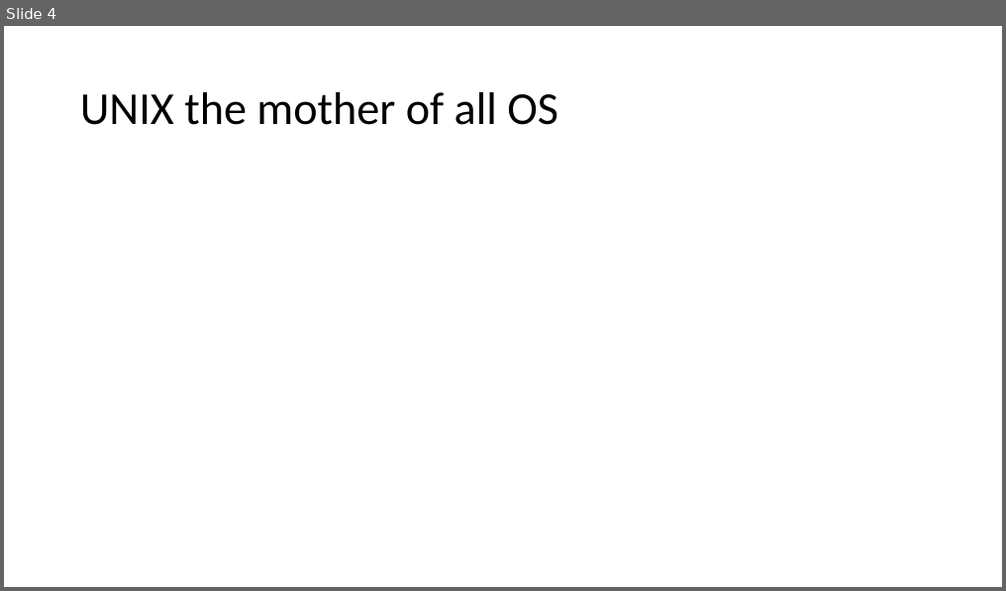
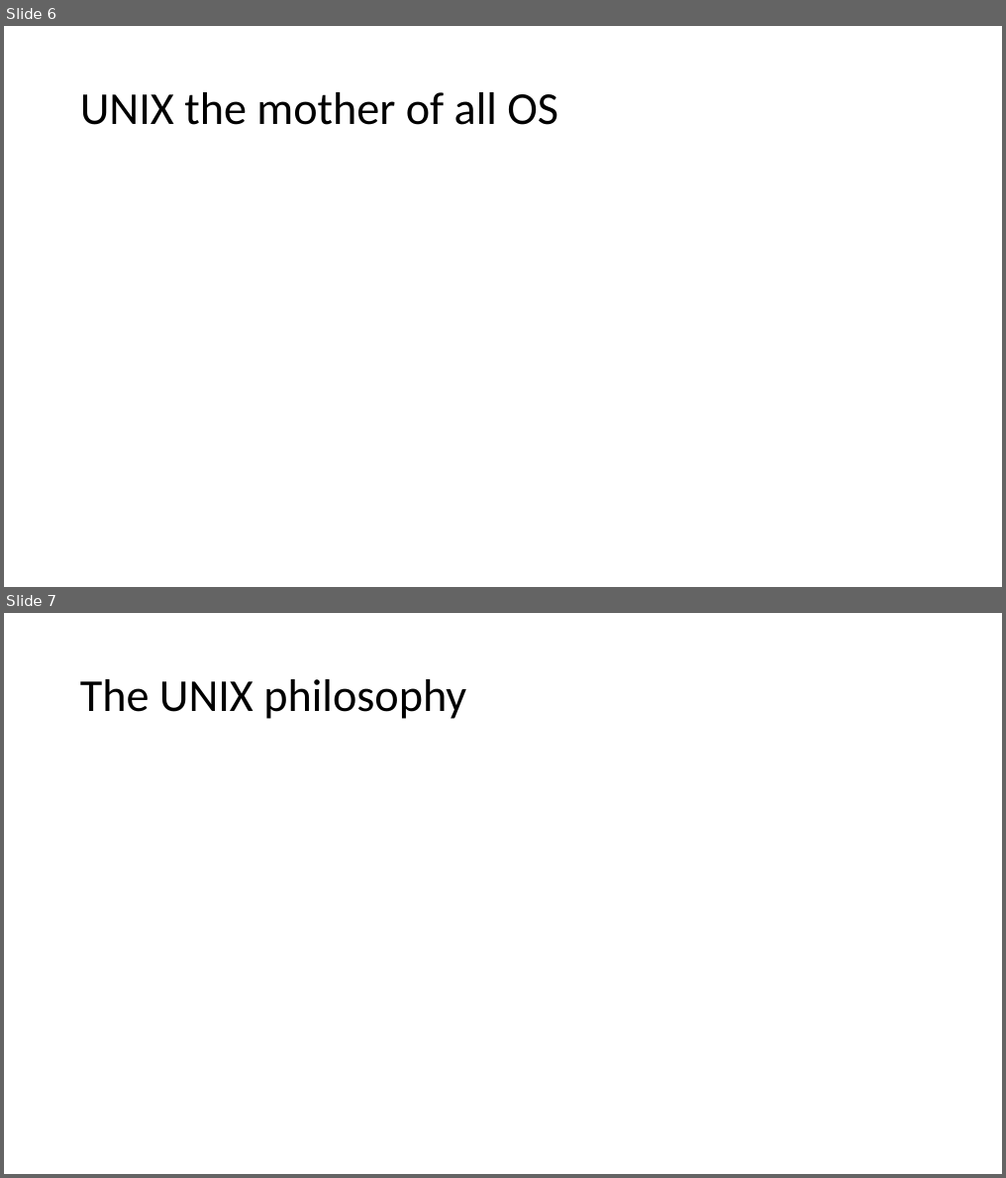
Before and after one commit to krabberod/bios3010-unix-linux, a slide deck: Lectures/1_intro_to_unix.pptx. Shown one above the other, each under a label of ours: slide 4 before the commit, slides 6 and 7 after it. The pictures are 1006x591 and 1006x1178 pixels, drawn with LibreOffice and Linux fonts; fonts in the diff are those of the drawing. Boxes give left, top, right and bottom in pixels: in the first picture for what was removed or moved away, otherwise in the second. Text is boxed around its words. In the diff, an @@ line names an element or a change of style, - is before the commit and + after.

```diff
--- a/Lectures/1_intro_to_unix.pptx
+++ b/Lectures/1_intro_to_unix.pptx
@@ slide 7 added at (4,613,1002,1174), background #FFFFFF @@
@@ title added at (80,679,466,719), 44 pt, text #000000 @@
+The UNIX philosophy
@@ what was slide 4 is now slide 6 @@
```
Also in this commit, not shown: 1 slide changed, 6 other slides added, 11 other files.
